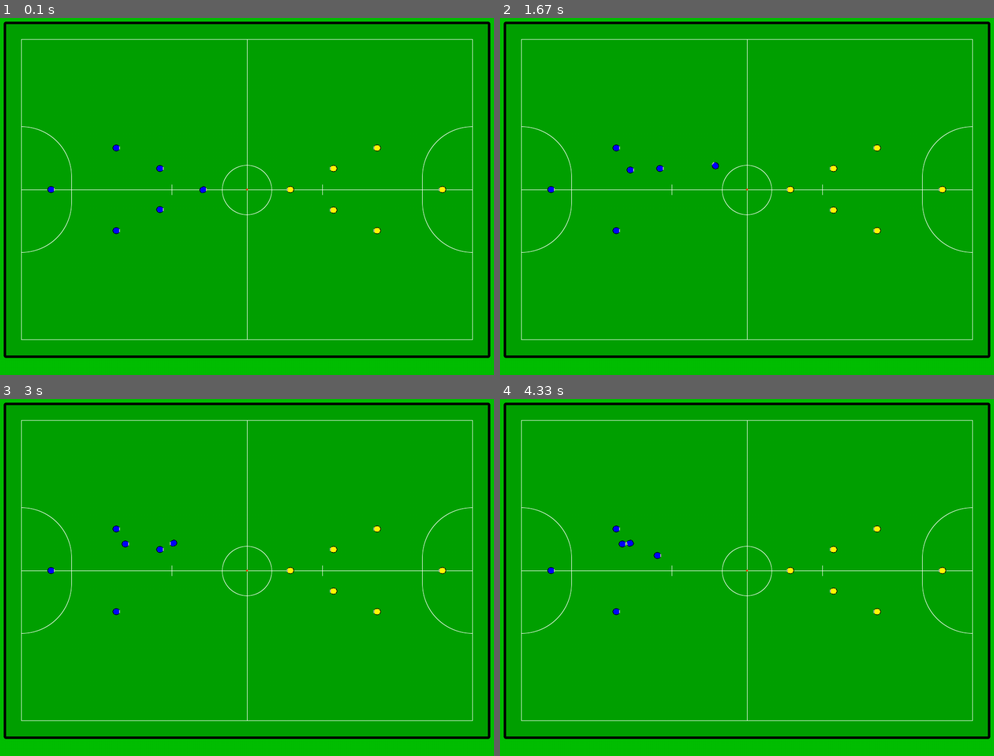
Above: before the commit, frames 1-4 (two rows, left to right).
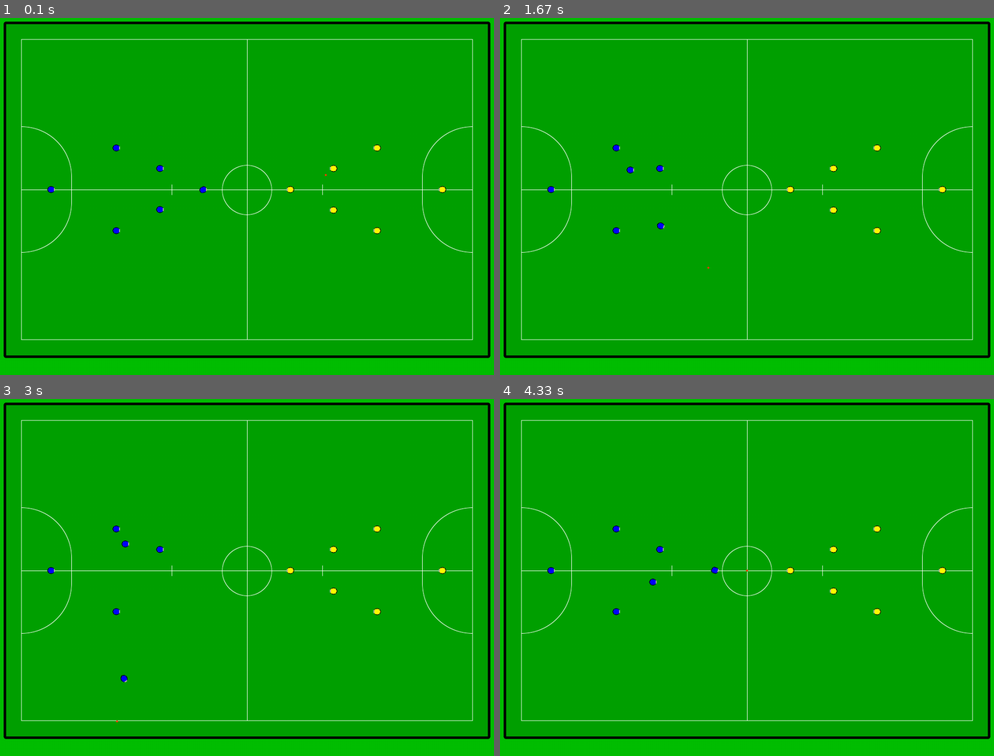
Above: after the commit, the same moments.

Repository: CalPolyRoboCup/robocup-ai
Game: pygame game, started from src/basic_skills/dribble_ball/dribble_ball.py
Two runs of this game, one before a commit and one after it. Both use one fixed random seed, a clock stepped at 60 frames per second and the inputs below.
Inputs:
- Up to frame 1 (0.1 s): no input
- Up to frame 2 (1.67 s): no input
- Up to frame 3 (3 s): no input
- Up to frame 4 (4.33 s): no input

The runs differ from the first frame. In frame 1, less than 0.1% of the frame differs, in the area x 41-67%, y 43-49%; in frame 2, less than 0.1%; in frame 3, less than 0.1%; in frame 4, 0.2%, in the area x 23-45%, y 39-53%.

Commit message:
wip dribbling

Diff:
--- a/src/basic_skills/dribble_ball/dribble_ball.py
+++ b/src/basic_skills/dribble_ball/dribble_ball.py
@@ -20,8 +20,7 @@
         self.target_loc = False
         self.robot_actual_speed = 600
         self.robot_radius = 90
-        self.ball_radius = 25
-        self.ball_control_radius = 26
+        self.ball_radius = 20
 
         self.target_loc = target_loc
         self.target_rot = False
@@ -29,15 +28,15 @@
         self.control_ball = False
 
         self.min_contact = .1 #125
-        self.radius = 310
-
-        self.mu = 1
+        self.radius = 150
+        self.mu = 37
+        self.angle_constant = -0.1
 
         #PID
         self.I = 0
         self.D_constant = 0
         self.I_constant = 0
-        self.P_constant = 0.85
+        self.P_constant = 1
 
         self.go_intercept = True
 
@@ -65,56 +64,69 @@
         #ensures that the robot is carrier of ball
         #TODO: subject to change when implementation of game is made
 
-        # if robot is self.game.ball.controler:
-        #     self.go_intercept = False
-        # if robot is not self.game.ball.controler and self.go_intercept: #np.linalg.norm(robot.loc - ball.loc) > self.min_contact and
-        #     return(self.intercept.run())
+        if robot is self.game.ball.controler:# and np.linalg.norm(self.game.ball.velocity) == 0:
+            self.go_intercept = False
+        if robot is not self.game.ball.controler and self.go_intercept: #np.linalg.norm(robot.loc - ball.loc) > self.min_contact and
+            return(self.intercept.run())
+        else:
+            threshold = 0.05
+            delta = self.target_loc - robot.loc
+            target_angle = math.atan2(delta[1], delta[0]) * -1
+            if target_angle < 0:
+                target_angle = 2*math.pi + target_angle
+            delta_angle = target_angle - self.robot.rot
+
+            ball_angle = -math.atan2(self.game.ball.velocity[1], self.game.ball.velocity[0])
+            if ball_angle < 0:
+                ball_angle = 2*math.pi + ball_angle
+
+            new_theta = robot.rot
+            curve_x, curve_y = self.target_loc[0], self.target_loc[1]
+
+            increment = math.atan(math.pow(np.linalg.norm(robot.velocity), 2) / (self.radius * 10 * self.mu))
+            if delta_angle > threshold:
+                #print("greater than threshold")
+                new_theta = robot.rot + increment - self.angle_constant
+                curve_x = self.robot.loc[0] + self.radius * math.sin(new_theta)
+                curve_y = self.robot.loc[1] + self.radius * math.cos(new_theta)
+                #self.pid.set_target(np.array([curve_x, curve_y]), new_theta)
+            elif delta_angle < -threshold:
+                #print("less than threshold")
+                new_theta = robot.rot - increment - self.angle_constant
+                curve_x = self.robot.loc[0] - self.radius * math.sin(new_theta)
+                curve_y = self.robot.loc[1] - self.radius * math.cos(new_theta)
+                #self.pid.set_target(np.array([curve_x, curve_y]), new_theta)
+            #else:
+                # ball_angle = -math.atan2(self.game.ball.velocity[1], self.game.ball.velocity[0])
+                # if ball_angle < 0:
+                #     ball_angle = 2*math.pi + ball_angle
+                # print(target_angle, ball_angle)
+                #self.pid.set_target(self.target_loc, robot.rot)
+            print(ball_angle, target_angle)
+            self.pid.set_target(np.array([curve_x, curve_y]), new_theta)
+
+        # threshold = 0.05
+        # delta = self.target_loc - robot.loc
+        # target_angle = math.atan2(delta[1], delta[0]) * -1
+        # if target_angle < 0:
+        #     target_angle = 2*math.pi + target_angle
+        # delta_angle = target_angle - self.robot.rot
+
+        # increment = math.atan(math.pow(np.linalg.norm(robot.velocity), 2) / (self.radius * 10 * self.mu))
+        # if delta_angle > threshold:
+        #     #print("greater than threshold")
+        #     new_theta = robot.rot + increment
+        #     curve_x = self.robot.loc[0] + self.radius * math.sin(new_theta)
+        #     curve_y = self.robot.loc[1] + self.radius * math.cos(new_theta)
+        #     self.pid.set_target(np.array([curve_x, curve_y]), new_theta)
+        # elif delta_angle < -threshold:
+        #     #print("less than threshold")
+        #     new_theta = robot.rot - increment
+        #     curve_x = self.robot.loc[0] - self.radius * math.sin(new_theta)
+        #     curve_y = self.robot.loc[1] - self.radius * math.cos(new_theta)
+        #     self.pid.set_target(np.array([curve_x, curve_y]), new_theta)
         # else:
-        #     threshold = 0.05
-        #     delta = self.target_loc - robot.loc
-        #     target_angle = math.atan2(delta[1], delta[0]) * -1
-        #     if target_angle < 0:
-        #         target_angle = 2*math.pi + target_angle
-        #     delta_angle = target_angle - self.robot.rot
-
-        #     increment = self.P_constant * math.atan(math.pow(np.linalg.norm(robot.velocity), 2) / (self.radius * 10 * self.mu))
-        #     if delta_angle > threshold:
-        #         #print("greater than threshold")
-        #         new_theta = robot.rot + increment
-        #         curve_x = self.robot.loc[0] + self.radius * math.sin(new_theta)
-        #         curve_y = self.robot.loc[1] + self.radius * math.cos(new_theta)
-        #         self.pid.set_target(np.array([curve_x, curve_y]), new_theta)
-        #     elif delta_angle < -threshold:
-        #         #print("less than threshold")
-        #         new_theta = robot.rot + increment
-        #         curve_x = self.robot.loc[0] - self.radius * math.sin(new_theta)
-        #         curve_y = self.robot.loc[1] - self.radius * math.cos(new_theta)
-        #         self.pid.set_target(np.array([curve_x, curve_y]), new_theta)
-        #     else:
-        #         self.pid.set_target(self.target_loc, robot.rot)
-
-        threshold = 0.05
-        delta = self.target_loc - robot.loc
-        target_angle = math.atan2(delta[1], delta[0]) * -1
-        if target_angle < 0:
-            target_angle = 2*math.pi + target_angle
-        delta_angle = target_angle - self.robot.rot
-
-        increment = math.atan(math.pow(np.linalg.norm(robot.velocity), 2) / (self.radius * 10 * self.mu))
-        if delta_angle > threshold:
-            #print("greater than threshold")
-            new_theta = robot.rot + increment
-            curve_x = self.robot.loc[0] + self.radius * math.sin(new_theta)
-            curve_y = self.robot.loc[1] + self.radius * math.cos(new_theta)
-            self.pid.set_target(np.array([curve_x, curve_y]), new_theta)
-        elif delta_angle < -threshold:
-            #print("less than threshold")
-            new_theta = robot.rot - increment
-            curve_x = self.robot.loc[0] - self.radius * math.sin(new_theta)
-            curve_y = self.robot.loc[1] - self.radius * math.cos(new_theta)
-            self.pid.set_target(np.array([curve_x, curve_y]), new_theta)
-        else:
-            self.pid.set_target(self.target_loc, robot.rot)
+        #     self.pid.set_target(self.target_loc, robot.rot)
 
         # if delta_angle > threshold:
         #     angle = (robot.rot - self.P_constant + self.I *
@@ -159,7 +171,7 @@
     move_action = move_to()
     dribble_action = dribble_ball()
     intercept_action = intercept_ball()
-    move_action.set_target(np.array([0,0]), 0)
+    #move_action.set_target(np.array([0,0]), 0)
 
     game.add_action(dribble_action, 0, True)
     game.add_action(move_action, 1, True)
@@ -170,10 +182,16 @@
                 pygame.quit()
                 sys.exit()
             if event.type == KEYDOWN or event.type == KEYUP:
-                keys = pygame.key.get_pressed()
-                key_action.keypress_update(keys)
+                random_location_1 = np.random.uniform(-1, 1, size = [2])*np.array([3000, 2500])
+                game.ball.loc = random_location_1
+                game.ball.velocity = np.array([0,0])
+                #keys = pygame.key.get_pressed()
+                #key_action.keypress_update(keys)
         new_time = clock.tick()
-        if j % 750 == 0:
+        if j % 1000 == 0:
+            random_location_1 = np.random.uniform(-1, 1, size = [2])*np.array([3000, 2500])
+            game.ball.loc = random_location_1
+            game.ball.velocity = np.array([0,0])
             dribble_action.reset()
             print("Change")
             random_location = np.random.uniform(-1, 1, size = [2])*np.array([3000, 2500])
